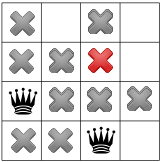
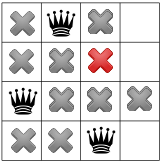
Revision of a layered 162×162 image; what changed, layer by layer:
painted on "Pasted Layer" over [46, 9, 76, 37]
